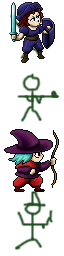
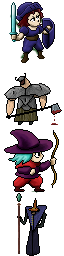
The second w=64, h=256 image is a revision of the first. Changes to its layers:
renamed "Layer 3" to "Layer 2", showed it, painted on it over (4, 73, 62, 252)
renamed "Layer 2" to "Layer 1", showed it, painted on it over (14, 192, 54, 256)
removed layer "Layer 1" over (9, 73, 60, 251)
renamed "Layer 4" to "Layer 0", moved it below "Layer 1", painted on it over (4, 73, 59, 193)
